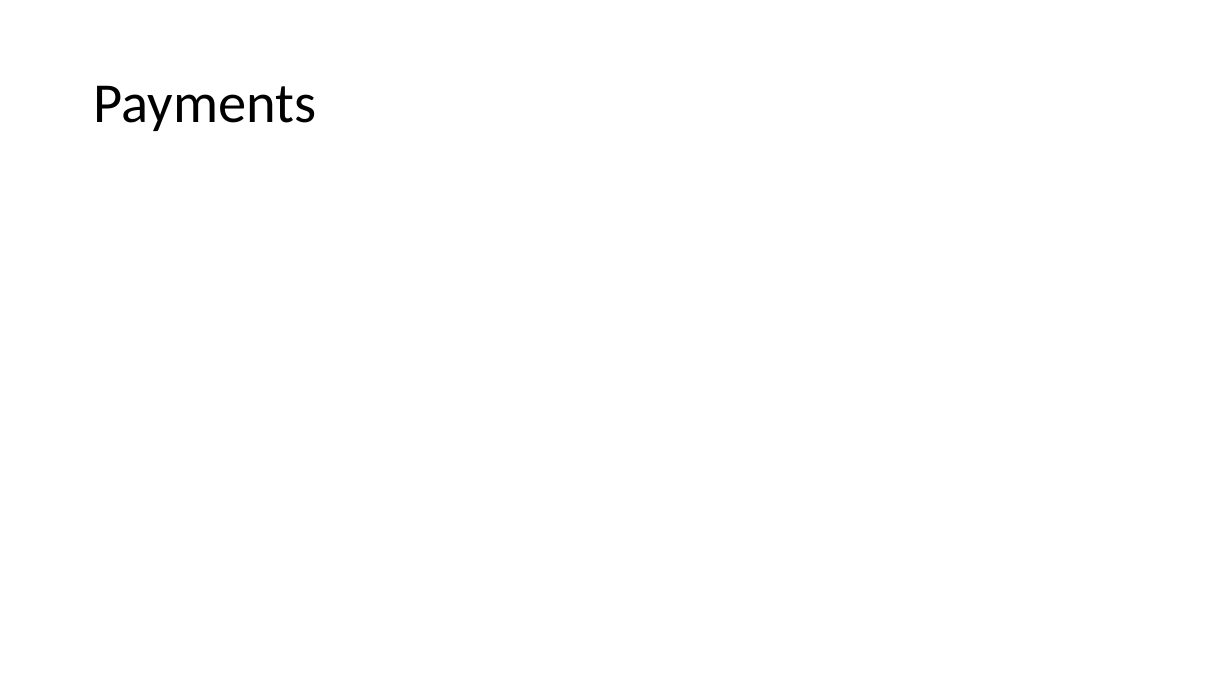
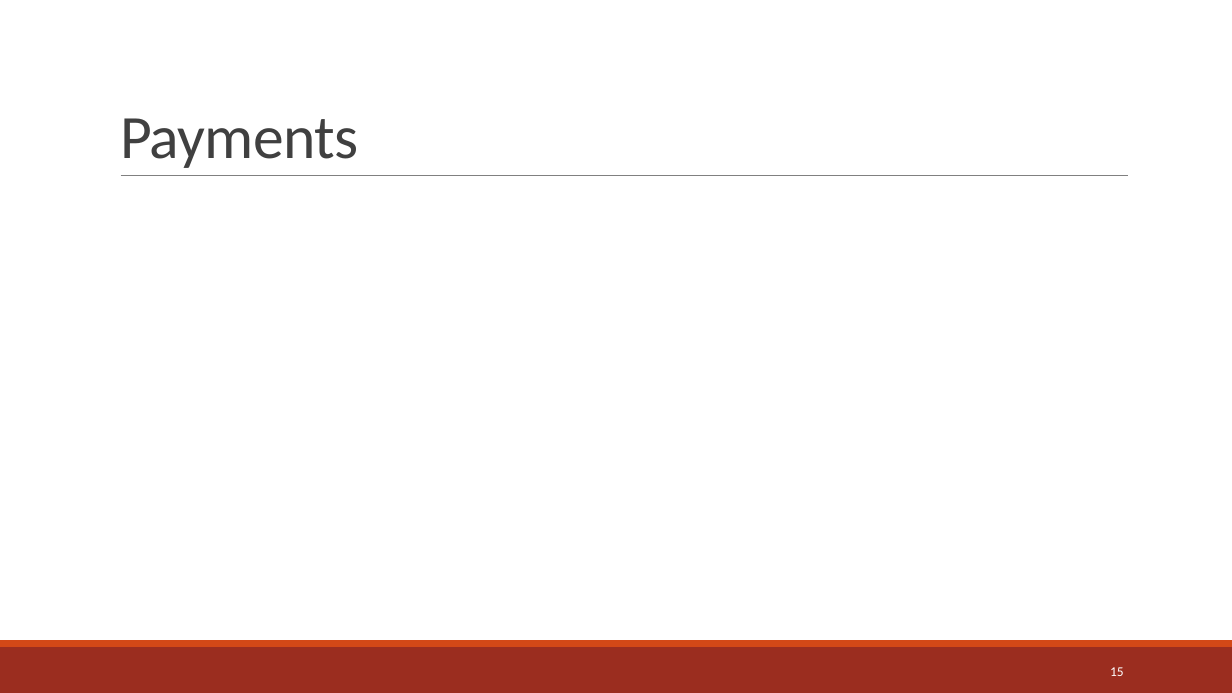
Before and after one commit to jwelch1123/healthcare_fraud_detection, a slide deck: slide 15 of Presentation.pptx (slide 10 before the commit). Drawn at 1232x693 pixels with LibreOffice and Linux fonts; fonts in the diff are those of the drawing. Boxes give left, top, right and bottom in pixels: in the first picture for what was removed or moved away, otherwise in the second. Text is boxed around its words. In the diff, an @@ line names an element or a change of style, - is before the commit and + after.

```diff
--- a/Presentation.pptx
+++ b/Presentation.pptx
@@ title "Payments": place and size @@
-title "Payments" at <box>94,85,317,131</box>
+title "Payments" at <box>120,118,358,168</box>
@@ title "Payments" at <box>120,118,358,168</box>: size 44 to 48 pt, text colour #000000 to #404040, letter spacing 0 to -0.5 pt; line spacing 0.9 to 0.85; vertical alignment middle to bottom @@
@@ line added from (121, 176) to (1128, 176), #808080 0.5 pt @@
@@ rectangle added at <box>0,647,1232,693</box>, fill #9B2D1F @@
@@ rectangle added at <box>0,640,1232,647</box>, fill #D34817 @@
@@ page number added at <box>1110,667,1124,676</box>, 10.5 pt, text #FFFFFF @@
+15
```
Also in this commit, not shown: 6 other slides changed, 16 slides added, 6 slides removed, 10 other files.
